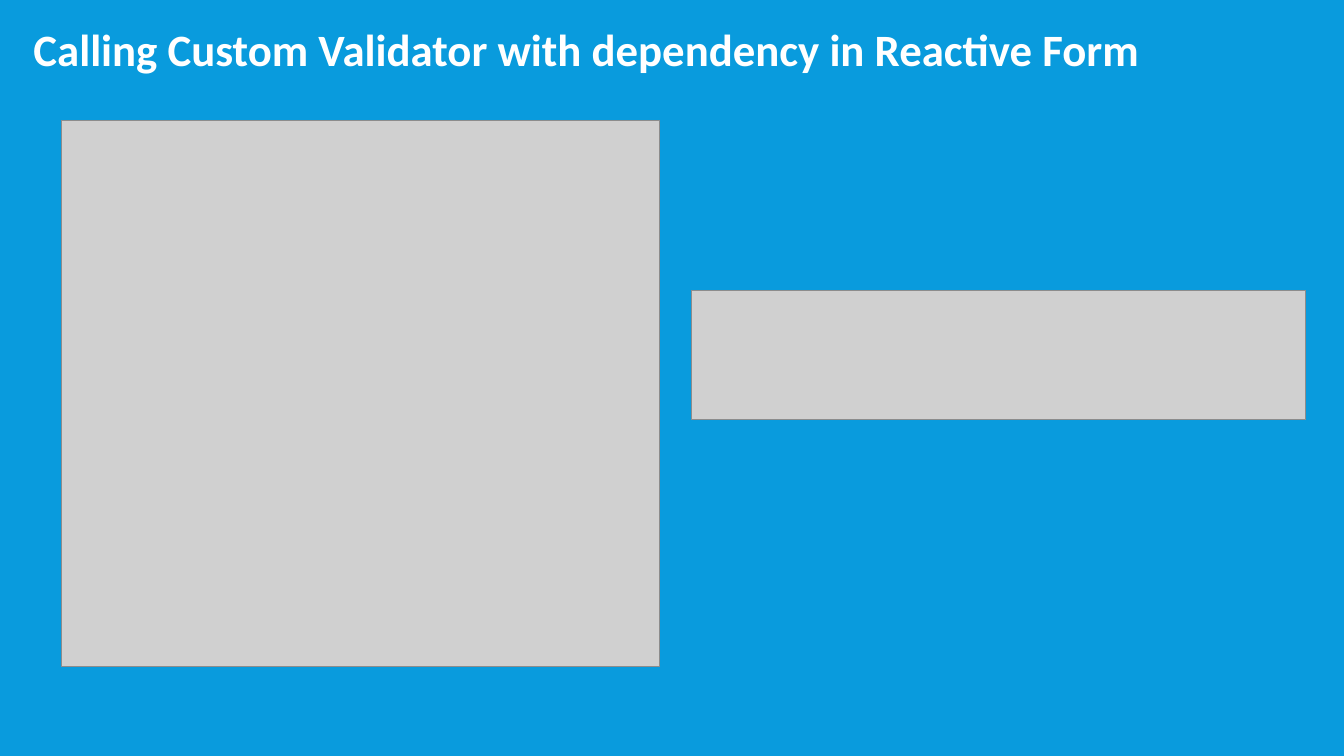
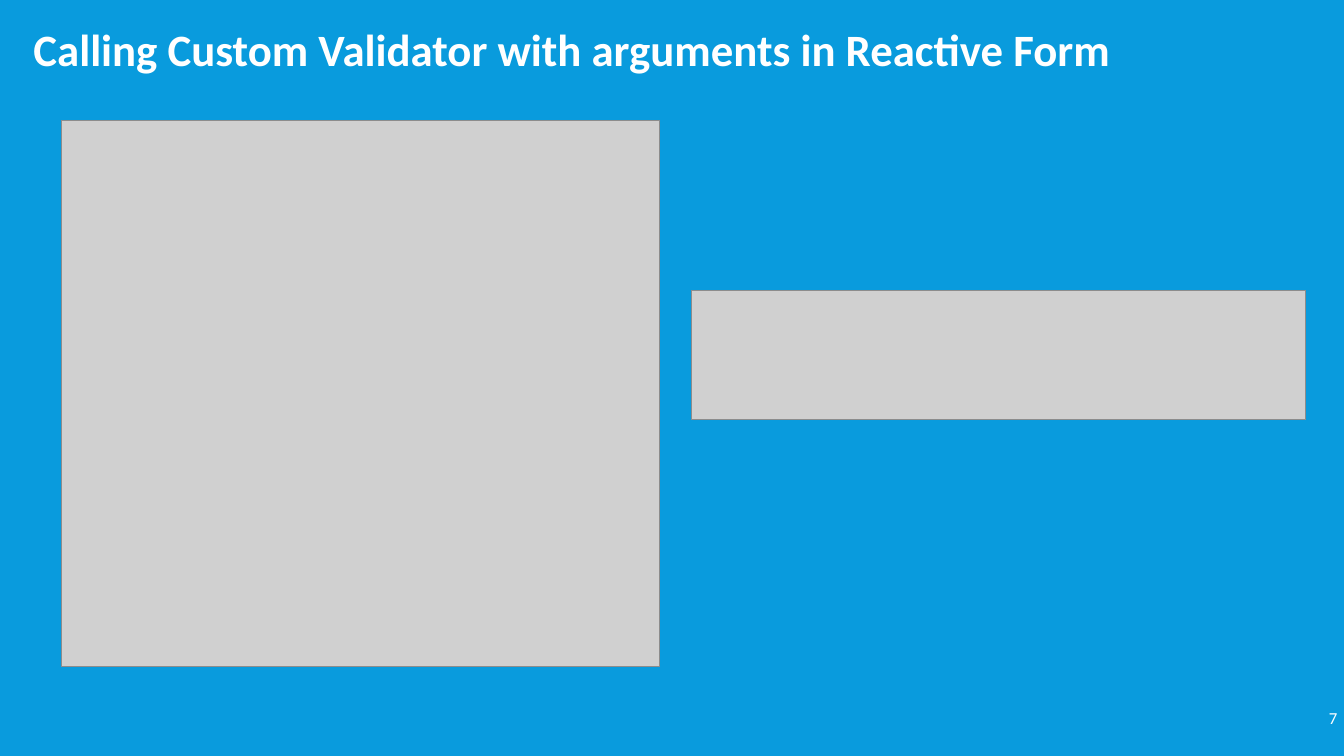
Before and after one commit to timmyktom/angular_validator_directive, a slide deck: slide 7 of Custom Validator & Directive.pptx (slide 8 before the commit). Drawn at 1344x756 pixels with LibreOffice and Linux fonts; fonts in the diff are those of the drawing; grey boxes stand for pictures. Boxes give left, top, right and bottom in pixels: in the first picture for what was removed or moved away, otherwise in the second. Text is boxed around its words. In the diff, an @@ line names an element or a change of style, - is before the commit and + after.

```diff
--- a/Custom Validator & Directive.pptx
+++ b/Custom Validator & Directive.pptx
@@ text at bbox=[33, 34, 1109, 74]: text changed @@
-Calling Custom Validator with dependency in Reactive Form
+Calling Custom Validator with arguments in Reactive Form
@@ page number added at bbox=[1329, 713, 1337, 724], 12 pt, text #FFFFFF @@
+7
```
Also in this commit, not shown: 9 other slides changed, 3 slides added, 5 slides removed, 1 other file.
